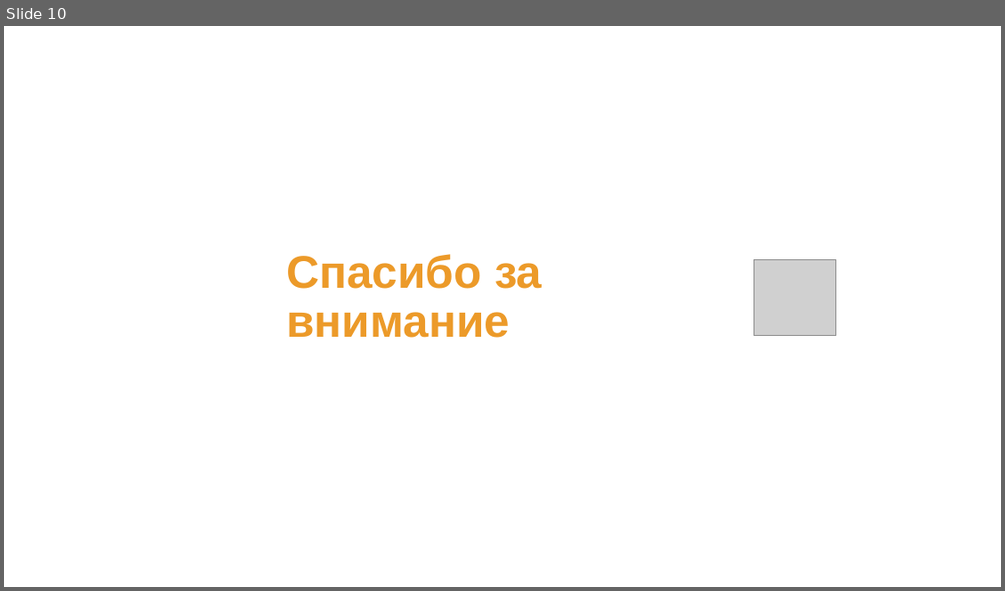
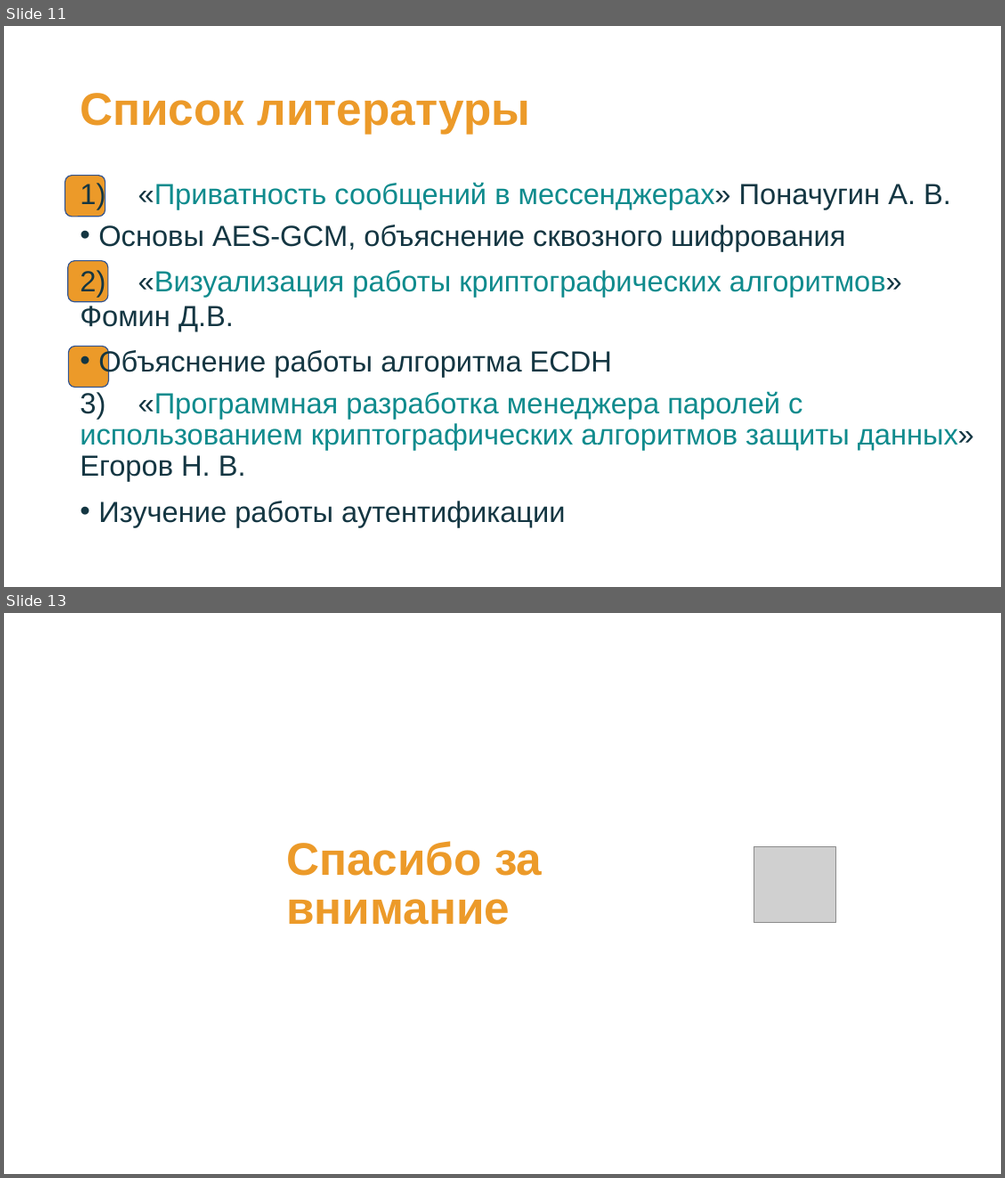
Before and after one commit to Nak1i1/Naki, a slide deck: Мессенджер Naki.pptx. Shown one above the other, each under a label of ours: slide 10 before the commit, slides 11 and 13 after it; the slides between them are not shown. The pictures are 1005x591 and 1005x1178 pixels, drawn with LibreOffice and Linux fonts; fonts in the diff are those of the drawing; grey boxes stand for pictures. Boxes give left, top, right and bottom in pixels: in the first picture for what was removed or moved away, otherwise in the second. Text is boxed around its words. In the diff, an @@ line names an element or a change of style, - is before the commit and + after.

```diff
--- a/Мессенджер Naki.pptx
+++ b/Мессенджер Naki.pptx
@@ slide 11 added at [4, 26, 1001, 587], background #FFFFFF @@
@@ title added at [80, 93, 531, 134], 44 pt, text #EC9A29, bold @@
+Список литературы
@@ rounded rectangle added at [65, 176, 105, 216], fill #EC9A29, outline #325491 1 pt @@
@@ text added at [80, 181, 974, 526], 28 pt, text #0F8B8D @@
+1) «Приватность сообщений в мессенджерах» Поначугин А. В.
+• Основы AES-GCM, объяснение сквозного шифрования
+2) «Визуализация работы криптографических алгоритмов» Фомин Д.В.
+• Объяснение работы алгоритма ECDH
+3) «Программная разработка менеджера паролей с использованием криптографических алгоритмов защиты данных» Егоров Н. В.
+• Изучение работы аутентификации
@@ rounded rectangle added at [67, 261, 108, 302], fill #EC9A29, outline #325491 1 pt @@
@@ rounded rectangle added at [68, 346, 109, 387], fill #EC9A29, outline #325491 1 pt @@
@@ what was slide 10 is now slide 13 @@
```
Also in this commit, not shown: 7 slides changed, 4 other slides added, 2 slides removed, 3 other files.
